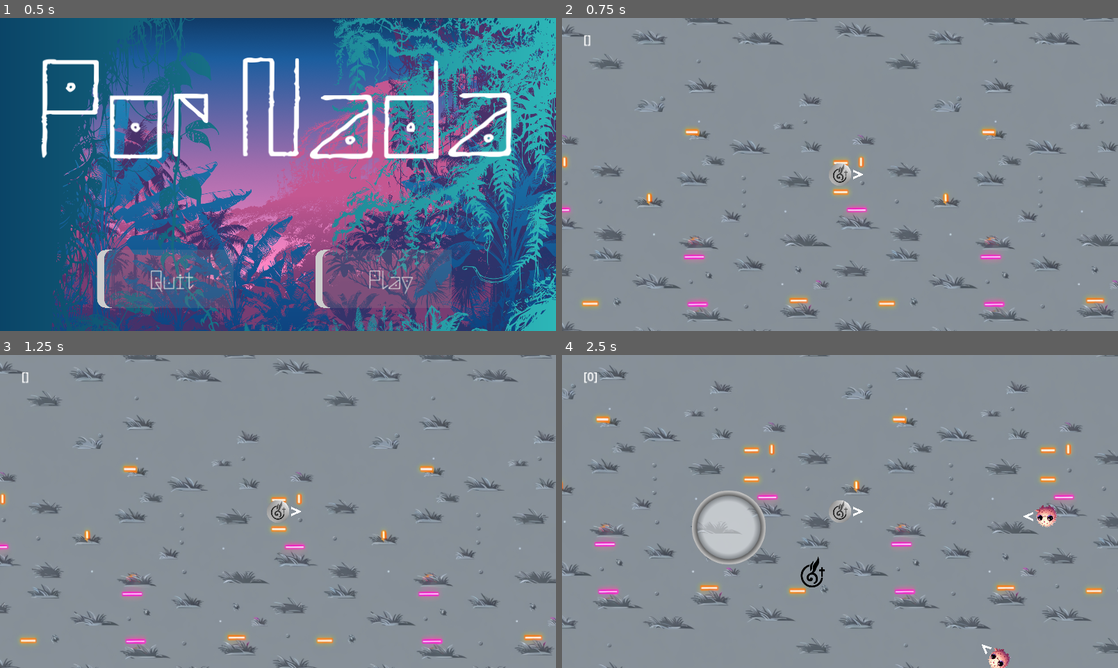
Above: before the commit, frames 1-4 (two rows, left to right).
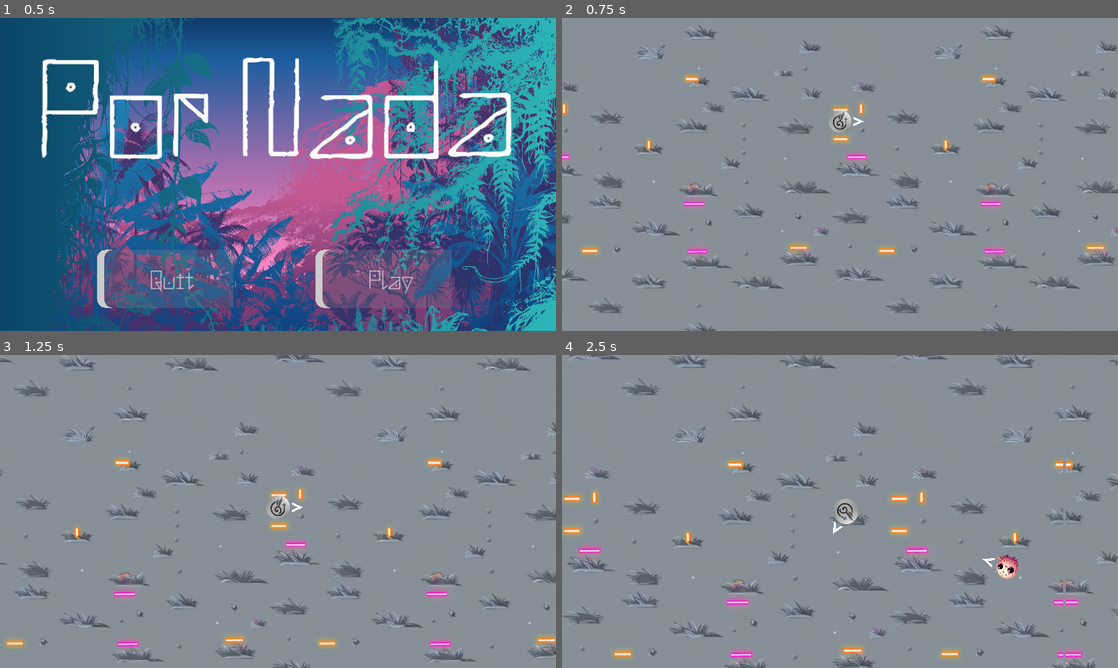
Above: after the commit, the same moments.

Repository: Pneumaturgy/PorNada
Game: Godot game, scene res://Scenes/Levels/MainMenu.tscn
Same seed, same stepped clock (60 frames per second), same inputs: the game is played once before the commit and once after it.
Inputs (mouse positions are in pixels of both pictures, inside the frame that each line leads up to):
- Up to frame 1 (0.5 s): no input
- Up to frame 2 (0.75 s): click "Play" at 0.5 s
- Up to frame 3 (1.25 s): no input
- Up to frame 4 (2.5 s): tap Enter at 1.25 s; move the mouse to (962, 495) at 1.27 s; hold D (move_right) 1.28-2 s; hold Right mouse button (fire) 1.28-2 s; click (962, 495) at 1.42 s; drag from (728, 527) to (812, 574) at 2.02 s

Frame 1 is identical in both runs. In frame 2, 13% of the frame differs, in the area x 0-100%, y 0-100%; in frame 3, 10%; in frame 4, 16%.

Commit message:
Merge branch 'main' into dlg/main-menu

Diff:
--- a/Scenes/Levels/Main.tscn
+++ b/Scenes/Levels/Main.tscn
@@ -1,7 +1,8 @@
-[gd_scene load_steps=5 format=3 uid="uid://cwurvkxkotcjx"]
+[gd_scene load_steps=6 format=3 uid="uid://cwurvkxkotcjx"]
 
 [ext_resource type="Script" path="res://Scripts/Main.gd" id="1_oqb2v"]
 [ext_resource type="PackedScene" uid="uid://dp3v34nxlp5eb" path="res://Scenes/Player.tscn" id="2_463pk"]
+[ext_resource type="PackedScene" uid="uid://1f81cbb0o7ig" path="res://Scenes/PlayerCamera.tscn" id="3_dv5yg"]
 [ext_resource type="PackedScene" uid="uid://id3yyslh6dji" path="res://Scenes/AlienSpawner.tscn" id="3_osgbh"]
 [ext_resource type="PackedScene" uid="uid://dody11on1j6u8" path="res://Scenes/Background.tscn" id="4_rrqsw"]
 
@@ -11,6 +12,8 @@
 [node name="Background" parent="." instance=ExtResource("4_rrqsw")]
 position = Vector2(1, 1)
 
+[node name="PlayerCamera" parent="." instance=ExtResource("3_dv5yg")]
+
 [node name="Player" parent="." instance=ExtResource("2_463pk")]
 unique_name_in_owner = true
 position = Vector2(0, -109)
--- a/Scenes/Payloads/AlienPayload.tscn
+++ b/Scenes/Payloads/AlienPayload.tscn
@@ -7,6 +7,11 @@
 
 [node name="AlienPayload" type="Area2D"]
 script = ExtResource("1_j85ny")
+affected_properties_with_deltas = {
+"defense": 0.0,
+"health": -5.0,
+"speed": 0.0
+}
 
 [node name="Sprite2D" type="Sprite2D" parent="."]
 rotation = 1.5708
--- a/Scenes/Player.tscn
+++ b/Scenes/Player.tscn
@@ -12,6 +12,7 @@
 collision_layer = 129
 script = ExtResource("1_0towx")
 current_payload = ExtResource("2_5ich6")
+mobile_controls = false
 
 [node name="MobileUiOverlay" parent="." instance=ExtResource("3_qwxjb")]
 
@@ -28,9 +29,6 @@
 scale = Vector2(0.02, 0.02)
 texture = ExtResource("3_ffhe0")
 
-[node name="Camera2D" type="Camera2D" parent="."]
-zoom = Vector2(4, 4)
-
 [node name="FireRateTimer" type="Timer" parent="."]
 wait_time = 0.3
 
--- /dev/null
+++ b/Scenes/PlayerCamera.tscn
@@ -0,0 +1,37 @@
+[gd_scene load_steps=2 format=3 uid="uid://1f81cbb0o7ig"]
+
+[sub_resource type="GDScript" id="GDScript_q544c"]
+script/source = "extends Camera2D
+class_name PlayerCamera2D
+@onready var player := get_parent().get_node(\"Player\")
+@export var min_zoom := Vector2(2.0,2.0)
+@export var max_zoom := Vector2(5.0,5.0)
+@export var zoom_speed := 0.01
+@export var zoom_factor := 0.15
+@export var follow_speed := 5.0
+
+func find_player():
+	if !player:
+		player = get_parent().get_node(\"Player\")
+
+# Called every frame. 'delta' is the elapsed time since the previous frame.
+func _physics_process(delta):
+	if player != null:
+		## Move the camera
+		var target_position = player.position
+		var current_position = self.position
+		self.position = current_position.lerp(target_position, follow_speed * delta)
+		## Zoom the camera
+		var movement_speed = (position - current_position).length()
+		var zoom_adjustment = movement_speed * zoom_factor
+		var target_zoom = Vector2(max_zoom.x - zoom_adjustment, max_zoom.y - zoom_adjustment)
+		target_zoom = target_zoom.clamp(min_zoom, max_zoom)
+		zoom = zoom.lerp(target_zoom, zoom_speed)
+	else:
+		zoom = zoom.lerp(min_zoom, zoom_speed)
+
+"
+
+[node name="PlayerCamera" type="Camera2D"]
+zoom = Vector2(4, 4)
+script = SubResource("GDScript_q544c")
--- a/Scripts/payload.gd
+++ b/Scripts/payload.gd
@@ -19,8 +19,8 @@
 	death_timer.start()
 
 func apply_effects(entity):
-	#print("applying effects...")
-	#print(affected_properties_with_deltas)
+	print("applying effects...")
+	print(affected_properties_with_deltas)
 	for property in affected_properties_with_deltas:
 		var delta = affected_properties_with_deltas[property]
 		entity.affect_property(property, delta)
--- a/Scripts/player.gd
+++ b/Scripts/player.gd
@@ -4,7 +4,7 @@
 @export var joypad_dead_zone = 0.1
 @export var current_payload : PackedScene
 @export var fire_rate = 0.3
-
+@export var mobile_controls = true
 @onready var aiming_direction = $AimingDirection
 @onready var fire_rate_timer = $FireRateTimer
 
@@ -16,7 +16,14 @@
 var speed_multiplier : float
 
 func _ready():
+	check_mobile_controls()
 	fire_rate_timer.wait_time = fire_rate
+
+func check_mobile_controls():
+	if mobile_controls:
+		$MobileUiOverlay.visible = true
+	else:
+		$MobileUiOverlay.visible = false
 
 #region Input Vectors
 
@@ -33,7 +40,8 @@
 
 func _on_mobile_ui_overlay_use_touch_aim_vector(aim_vector):
 	touch_aim_vector = aim_vector
-	self.rotation = aim_vector.angle()
+	if $MobileUiOverlay.visible:
+		self.rotation = aim_vector.angle()
 
 
 func _on_mobile_ui_overlay_use_touch_move_multiplier(_speed_multiplier):
